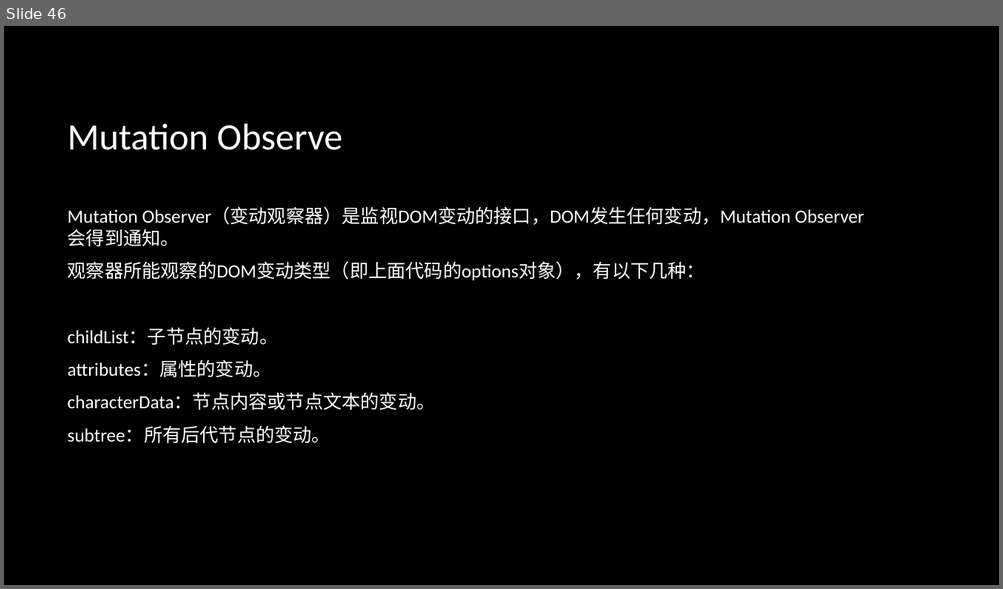
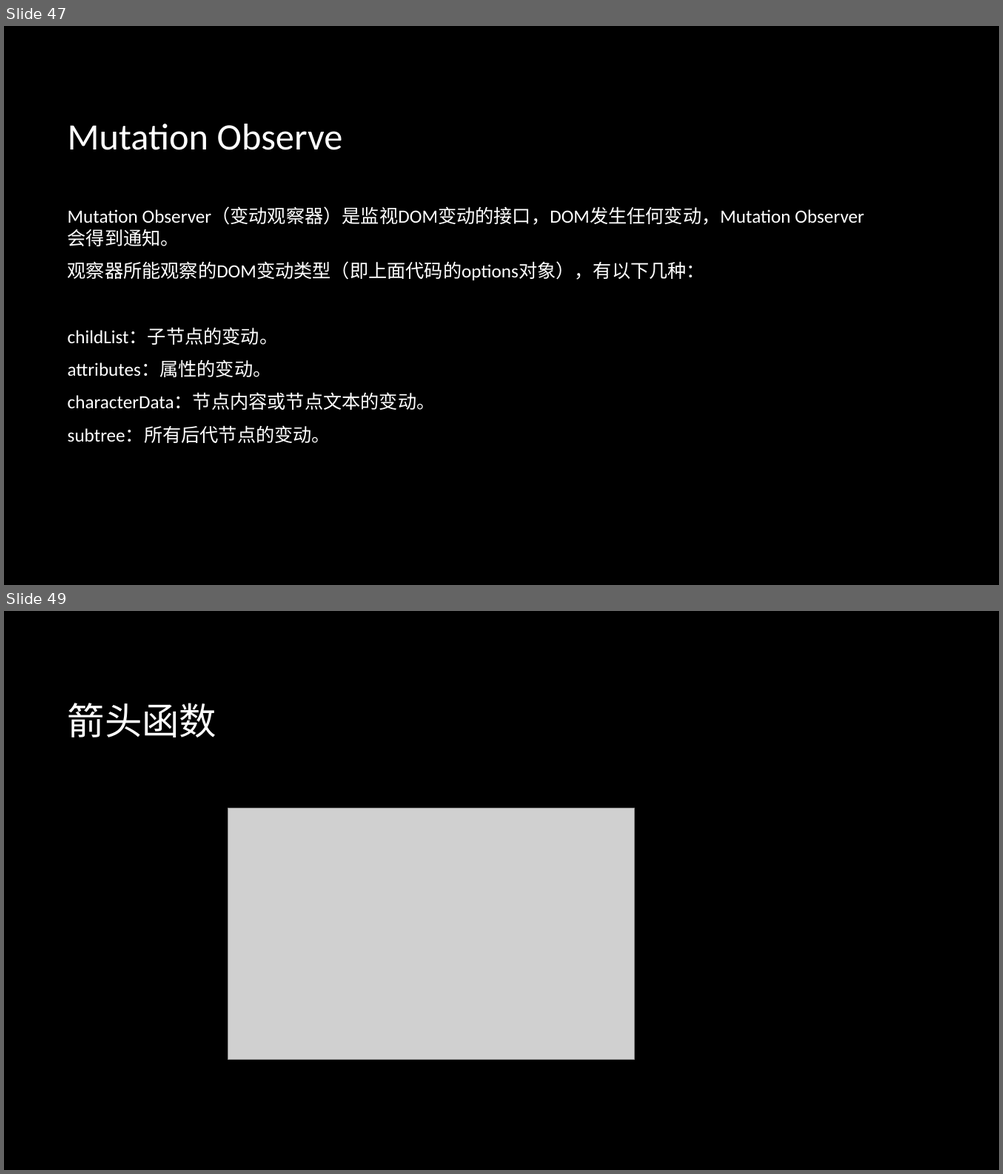
Before and after one commit to zhanglingkang/study, a slide deck: article/front-end/前端技术分享.pptx. Shown one above the other, each under a label of ours: slide 46 before the commit, slides 47 and 49 after it; the slides between them are not shown. The pictures are 1003x589 and 1003x1174 pixels, drawn with LibreOffice and Linux fonts; fonts in the diff are those of the drawing; grey boxes stand for pictures; background and template pictures are left out. Boxes give left, top, right and bottom in pixels: in the first picture for what was removed or moved away, otherwise in the second. Text is boxed around its words. In the diff, an @@ line names an element or a change of style, - is before the commit and + after.

```diff
--- a/article/front-end/前端技术分享.pptx
+++ b/article/front-end/前端技术分享.pptx
@@ slide 49 added at (x1=4, y1=611, x2=999, y2=1170), background picture (left out) @@
@@ title added at (x1=68, y1=703, x2=217, y2=738), 36 pt, text #FFFFFF @@
+箭头函数
@@ picture added at (x1=227, y1=809, x2=634, y2=1060) @@
@@ what was slide 46 is now slide 47 @@
```
Also in this commit, not shown: 3 slides changed, 3 other slides added, 1 slide removed.
